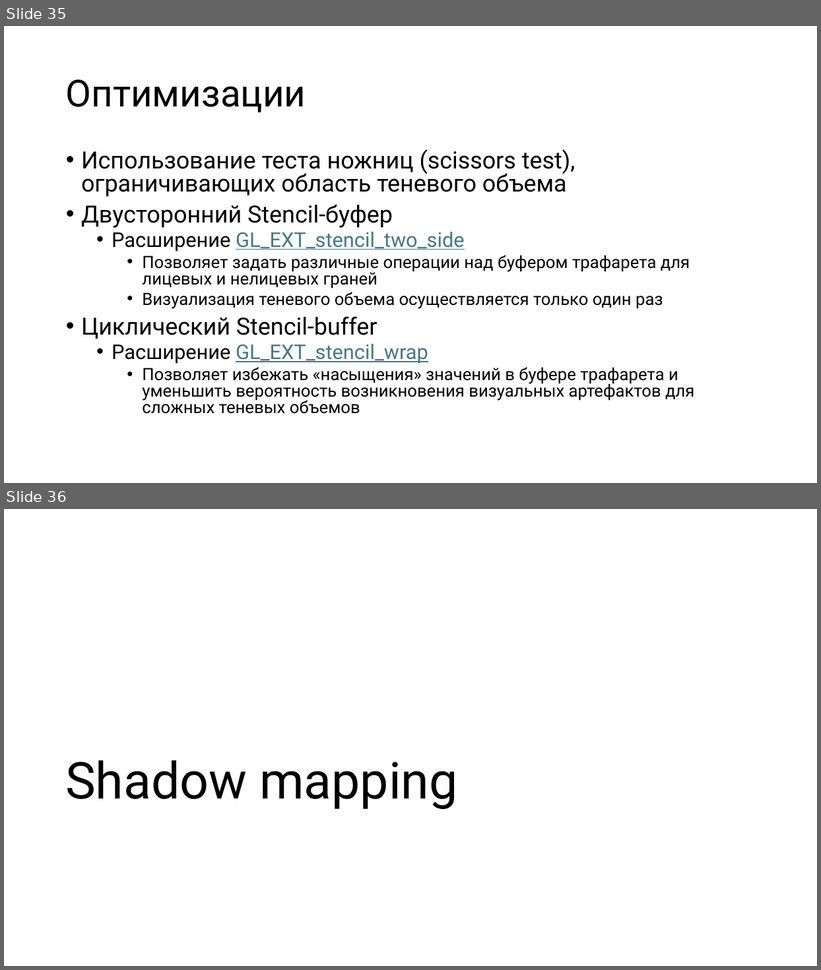
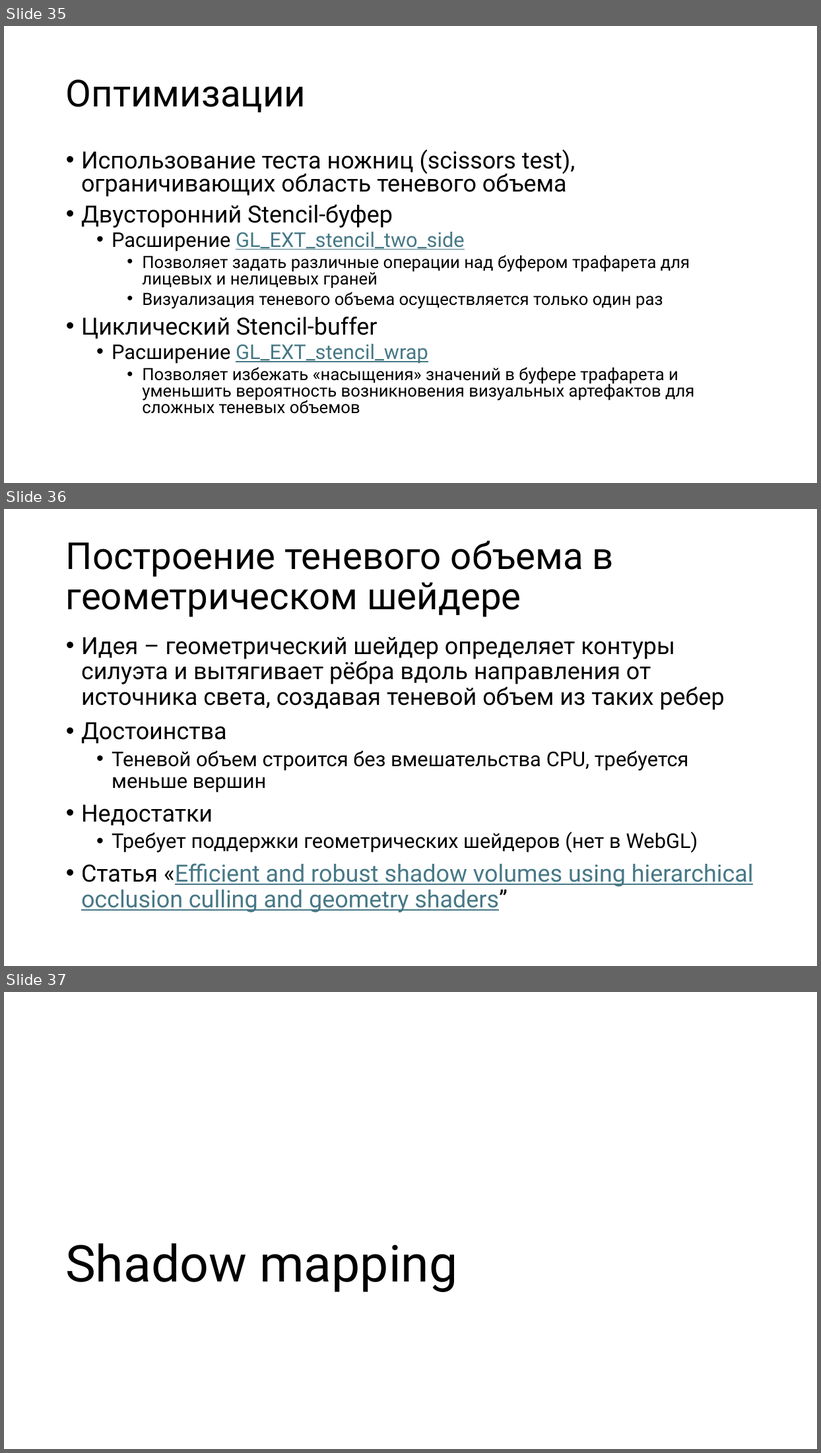
Before and after one commit to alexey-malov/cg-course, a slide deck: lectures/11 - Визуализация теней.pptx. Shown one above the other, each under a label of ours: slides 35 and 36 before the commit, slides 35, 36 and 37 after it. The pictures are 821x970 and 821x1453 pixels, drawn with LibreOffice and Linux fonts; fonts in the diff are those of the drawing. Boxes give left, top, right and bottom in pixels: in the first picture for what was removed or moved away, otherwise in the second. Text is boxed around its words. In the diff, an @@ line names an element or a change of style, - is before the commit and + after.

```diff
--- a/lectures/11 - Визуализация теней.pptx
+++ b/lectures/11 - Визуализация теней.pptx
@@ slide 36 added at [4, 509, 817, 966], background #FFFFFF @@
@@ title added at [66, 541, 614, 617], 44 pt, text #000000 @@
+Построение теневого объема в геометрическом шейдере
@@ text added at [81, 637, 754, 913], 28 pt, text #000000 @@
+• Идея – геометрический шейдер определяет контуры силуэта и вытягивает рёбра вдоль направления от источника света, создавая теневой объем из таких ребер
+• Достоинства
+  • Теневой объем строится без вмешательства CPU, требуется меньше вершин
+• Недостатки
+  • Требует поддержки геометрических шейдеров (нет в WebGL)
+• Статья «Efficient and robust shadow volumes using hierarchical occlusion culling and geometry shaders”
@@ what was slide 36 is now slide 37 @@
```
Also in this commit, not shown: 3 slides changed, 2 other slides added, 17 other files.
